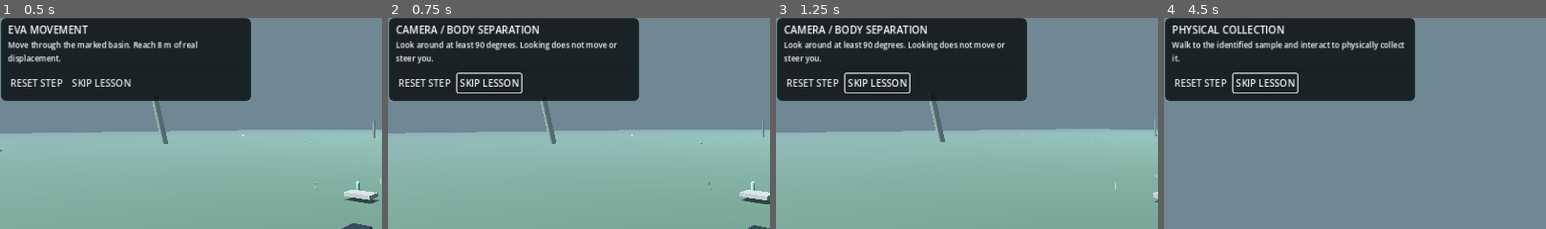
Above: before the commit, frames 1-4 (left to right).
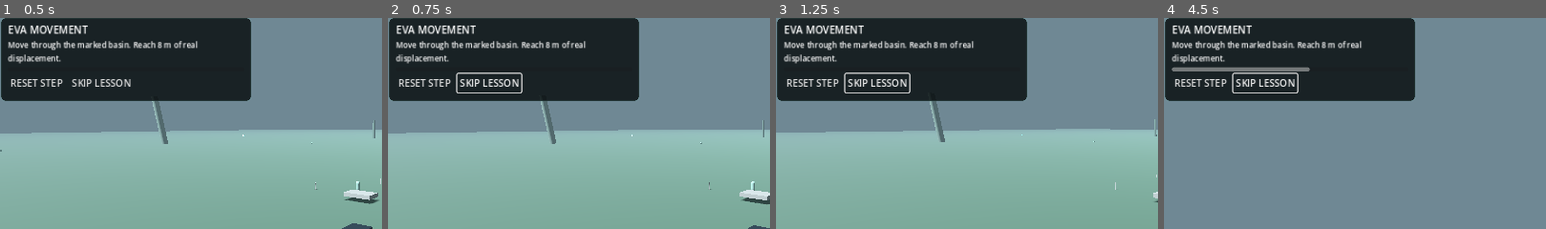
Above: after the commit, the same moments.

Repository: Islandyout/pale-signal
Game: Godot game, scene res://scenes/main.tscn
Two runs of this game, one before a commit and one after it. Both use one fixed random seed, a clock stepped at 60 frames per second and the inputs below.
Inputs (mouse positions are % of the whole screen's width and height, from its top left):
- Up to frame 1 (0.5 s): no input
- Up to frame 2 (0.75 s): click "SKIP LESSON" at 0.5 s
- Up to frame 3 (1.25 s): no input
- Up to frame 4 (4.5 s): click "SKIP LESSON" at 1.25 s; tap Enter at 2 s; move the mouse to (72, 44) at 2.02 s; hold D (move_right) 2.03-2.75 s; tap U (fabricator) at 2.1 s; click (72, 44) at 2.17 s; tap Space (jump) at 2.27 s; drag from (30, 54) to (45, 69) at 2.77 s; move the mouse to (60, 27) at 3.52 s; hold D (move_right) 3.53-4.25 s; tap N (nav_toggle) at 3.6 s; drag from (45, 69) to (20, 34) at 4.27 s
The pictures show only the part of the screen within x 2-52%, y 1-51%; the shares and areas given below are measured in that part.

Frame 1 is identical in both runs. In frame 2, 2.6% of the frame differs, in the area x 2-60%, y 3-22%; in frame 3, 2.6%; in frame 4, 3.3%, in the area x 2-63%, y 3-26%.

Commit message:
Prevent tutorial mechanic skipping

Diff:
--- a/reboot/scripts/tutorial_director.gd
+++ b/reboot/scripts/tutorial_director.gd
@@ -15,7 +15,7 @@
 	{"id":"air", "title":"VERIFY THE AIR", "detail":"Look into open sky and hold SCAN until the atmospheric spectrum resolves."},
 	{"id":"scan", "title":"SCAN A SPECIMEN", "detail":"Centre the field specimen and hold SCAN. Scanning identifies; it does not collect."},
 	{"id":"collect", "title":"PHYSICAL COLLECTION", "detail":"Walk to the identified sample and interact to physically collect it."},
-	{"id":"archaeology", "title":"RECONSTRUCT EVIDENCE", "detail":"Scan the foundation. Align left/right until the lock zone is reached, then press E. F3 resets this step; F4 skips it."},
+	{"id":"archaeology", "title":"RECONSTRUCT EVIDENCE", "detail":"Scan the foundation. Align left/right until the lock zone is reached, then press E. F3 resets this step."},
 	{"id":"board", "title":"BOARD THE SHIP", "detail":"Return to the ship and interact within boarding range."},
 	{"id":"launch", "title":"MANUAL VTOL LAUNCH", "detail":"Raise throttle. Lift is independent of nose pitch; no cutscene moves the ship."},
 	{"id":"space", "title":"ATMOSPHERE TO SPACE", "detail":"Climb continuously through the atmosphere ceiling using the real flight model."},
@@ -33,8 +33,6 @@
 func _process(_delta: float) -> void:
 	if Input.is_action_just_pressed("tutorial_reset"):
 		reset_current()
-	if Input.is_action_just_pressed("tutorial_skip"):
-		skip_current()
 
 func start() -> void:
 	request_intro_cutscene.emit()
@@ -91,12 +89,13 @@
 	lesson_reset.emit(id)
 	_emit_current(0.0)
 
-func skip_current() -> void:
-	if index >= LESSONS.size(): return
-	var id: String = LESSONS[index].id
-	skipped[id] = true
-	lesson_skipped.emit(id)
-	_complete()
+func skip_current() -> bool:
+	# Production mechanic lessons are intentionally non-skippable. Keep this
+	# compatibility method safe for old callers; only cinematic framing is
+	# skippable through the separate cutscene_skip action owned by GameRoot.
+	if index < LESSONS.size():
+		_emit_current()
+	return false
 
 func _complete() -> void:
 	var id: String = LESSONS[index].id
